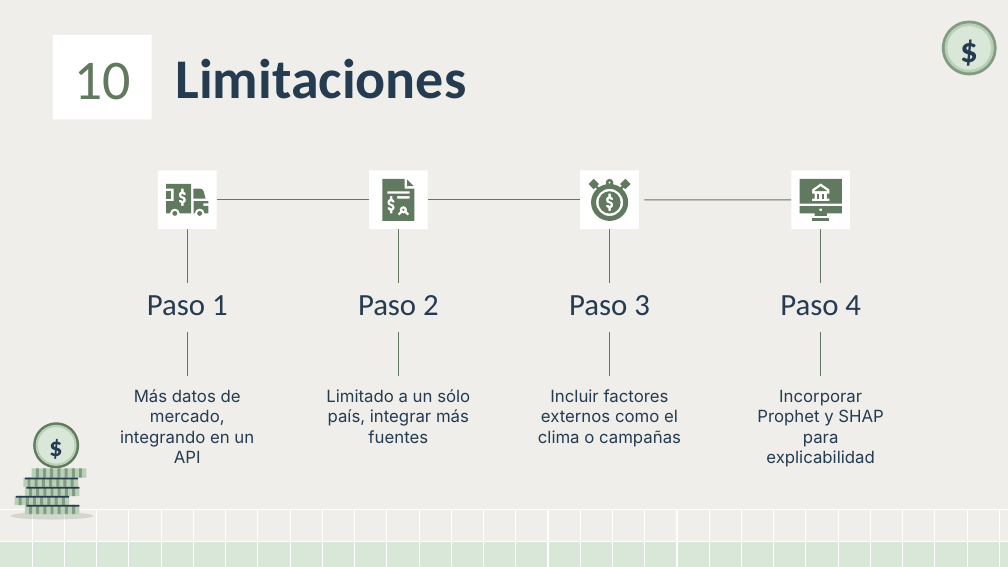
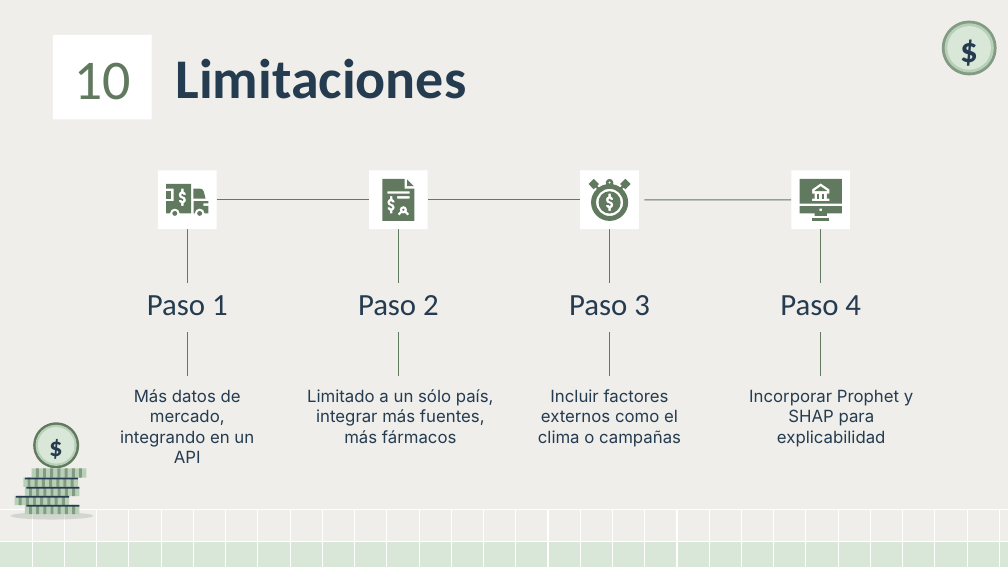
Before and after one commit to anagu89/Machine_Learning, a slide deck: slide 12 of docs/ds.pptx. Drawn at 1008x567 pixels with LibreOffice and Linux fonts; fonts in the diff are those of the drawing. Boxes give left, top, right and bottom in pixels: in the first picture for what was removed or moved away, otherwise in the second. Text is boxed around its words. In the diff, an @@ line names an element or a change of style, - is before the commit and + after.

```diff
--- a/docs/ds.pptx
+++ b/docs/ds.pptx
@@ text at <box>307,389,494,443</box>: text changed @@
-Limitado a un sólo país, integrar más fuentes
+Limitado a un sólo país, integrar más fuentes, más fármacos
@@ text "Incorporar Prophet y SHAP para ..." rewrapped from <box>757,389,884,467</box> to <box>749,389,913,447</box> @@
```
Also in this commit, not shown: 2 other slides changed.
